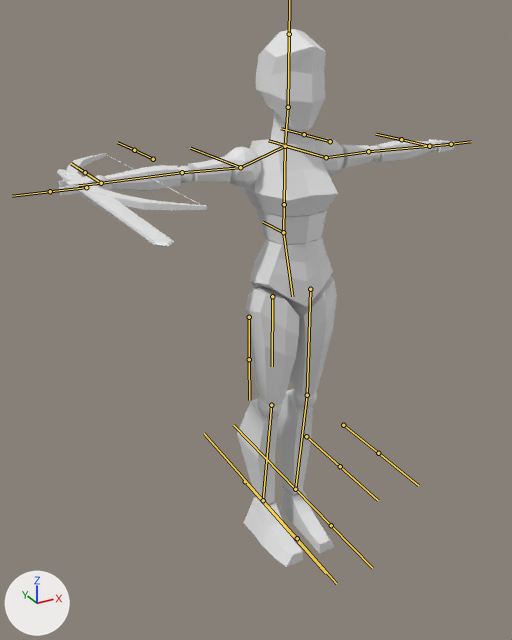
Before and after pictures for a commit that changed the FBX model EchoesFall/Assets/Models/AniFem_Model.fbx.
Camera for both pictures: a camera (50 mm lens) standing at (-1.25, -2.06, 1.98) and looking at (-0.08, 0.06, 0.92). Lighting does not change. The marker at lower left points along +X, +Y and +Z. The bones that bend it are drawn over the model as lines.

The first picture shows 'AniFem_Model', 'Bow_Model', 'Dagger_Model', 'ShortSword_Model'.
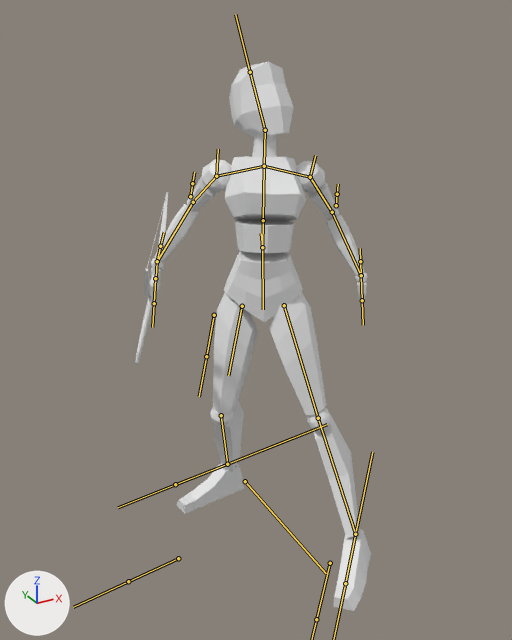
The newer file adds an action. The first version stands in its rest pose; the second is drawn at frame 1 of the action 'Armature_Female|AssassinAttempt'.

Changed parts and their boxes (x1, y1, x2, y2) in the pictures (512 x 640 px):
'AniFem_Model', posed (43% narrower): before (66, 29, 455, 567); after (151, 62, 371, 611)
'ShortSword_Model', posed (75% narrower, 38% taller): before (59, 172, 174, 247); after (135, 261, 163, 365)
'Bow_Model', posed (83% narrower, 83% taller): before (66, 153, 207, 210); after (145, 192, 168, 297)
'Dagger_Model', posed: before (57, 169, 95, 198); after (150, 280, 159, 290)
bone 'Torso_Jnt', root to tip: before (283, 232) to (263, 222); after (262, 247) to (261, 233)
bone 'Spine1_jnt', root to tip: before (283, 232) to (284, 204); after (262, 247) to (263, 220)
bone 'Spine2_Jnt', root to tip: before (284, 204) to (285, 146); after (263, 220) to (264, 166)
bone 'Head_Jnt', root to tip: before (288, 107) to (289, 34); after (265, 130) to (250, 72)
bone 'Lft_Shoulder_Jnt', root to tip: before (285, 146) to (326, 157); after (264, 166) to (310, 177)
bone 'Lft_UpperArm_Jnt', root to tip: before (326, 157) to (368, 151); after (310, 177) to (332, 212)
bone 'Lft_LowerArm_Jnt', root to tip: before (368, 151) to (429, 146); after (332, 212) to (361, 275)
bone 'Lft_Hand_Jnt', root to tip: before (429, 146) to (451, 144); after (361, 275) to (362, 300)
bone 'Rt_Shoulder_Jnt', root to tip: before (285, 146) to (240, 167); after (264, 166) to (216, 176)
bone 'Rt_UpperArm_Jnt', root to tip: before (240, 167) to (182, 172); after (216, 176) to (193, 202)
bone 'Rt_LowerArm_Jnt', root to tip: before (182, 172) to (101, 183); after (193, 202) to (157, 261)
bone 'Rt_Hand_Jnt', root to tip: before (101, 183) to (78, 185); after (157, 261) to (156, 277)
bone 'Lft_UpperLeg_Jnt', root to tip: before (310, 289) to (307, 395); after (284, 305) to (318, 418)
bone 'Lft_LowerLeg_Jnt', root to tip: before (307, 395) to (295, 489); after (318, 418) to (355, 534)
bone 'Lft_Foot_Jnt', root to tip: before (295, 489) to (331, 525); after (355, 534) to (345, 583)
bone 'Rt_UpperLeg_Jnt', root to tip: before (272, 296) to (272, 366); after (242, 306) to (228, 375)
bone 'Rt_LowerLeg_Jnt', root to tip: before (271, 405) to (263, 500); after (221, 415) to (227, 464)
bone 'Rt_Foot_Jnt', root to tip: before (263, 500) to (297, 538); after (227, 464) to (175, 484)

The edits, one by one:
Bone 'Torso_Jnt' (bone_torso_jnt) moves from (0.0, 0.0, 0.0) to (-0.021, 0.112, -0.085).
Bone 'Torso_Jnt' (bone_torso_jnt) turns from (0, 0, 0) to (4, 0, -27) degrees about its own x, y and z.
Bone 'Spine1_jnt' (bone_spine1_jnt) turns from (0, 0, 0) to (-14, 3, -2) degrees about its own x, y and z.
Bone 'Spine2_Jnt' (bone_spine2_jnt) turns from (0, 0, 0) to (-14, 3, -2) degrees about its own x, y and z.
Bone 'Head_Jnt' (bone_head_jnt) turns from (0, 0, 0) to (-6, 17, 12) degrees about its own x, y and z.
Bone 'Lft_Shoulder_Jnt' (bone_lft_shoulder_jnt) turns from (0, 0, 0) to (0, 0, 7) degrees about its own x, y and z.
Bone 'Lft_UpperArm_Jnt' (bone_lft_upperarm_jnt) turns from (0, 0, 0) to (-40, 31, -69) degrees about its own x, y and z.
Bone 'Lft_LowerArm_Jnt' (bone_lft_lowerarm_jnt) turns from (0, 0, 0) to (39, 0, 0) degrees about its own x, y and z.
Bone 'Lft_Hand_Jnt' (bone_lft_hand_jnt) turns from (0, 0, 0) to (-15, -6, -23) degrees about its own x, y and z.
Bone 'Rt_Shoulder_Jnt' (bone_rt_shoulder_jnt) turns from (0, 0, 0) to (-13, -2, -5) degrees about its own x, y and z.
Bone 'Rt_UpperArm_Jnt' (bone_rt_upperarm_jnt) turns from (0, 0, 0) to (48, -51, 11) degrees about its own x, y and z.
Bone 'Rt_LowerArm_Jnt' (bone_rt_lowerarm_jnt) turns from (0, 0, 0) to (0, 0, -49) degrees about its own x, y and z.
Bone 'Rt_Hand_Jnt' (bone_rt_hand_jnt) turns from (0, 0, 0) to (29, 0, 20) degrees about its own x, y and z.
Bone 'Lft_UpperLeg_Jnt' (bone_lft_upperleg_jnt) turns from (0, 0, 0) to (16, 10, -25) degrees about its own x, y and z.
Bone 'Lft_LowerLeg_Jnt' (bone_lft_lowerleg_jnt) turns from (0, 0, 0) to (0, 0, 1) degrees about its own x, y and z.
Bone 'Lft_Foot_Jnt' (bone_lft_foot_jnt) turns from (0, 0, 0) to (-17, -22, -7) degrees about its own x, y and z.
Bone 'Rt_UpperLeg_Jnt' (bone_rt_upperleg_jnt) turns from (0, 0, 0) to (-12, 14, -17) degrees about its own x, y and z.
Bone 'Rt_LowerLeg_Jnt' (bone_rt_lowerleg_jnt) turns from (0, 0, 0) to (0, 0, 37) degrees about its own x, y and z.
Bone 'Rt_Foot_Jnt' (bone_rt_foot_jnt) turns from (0, 0, 0) to (14, 21, -36) degrees about its own x, y and z.
